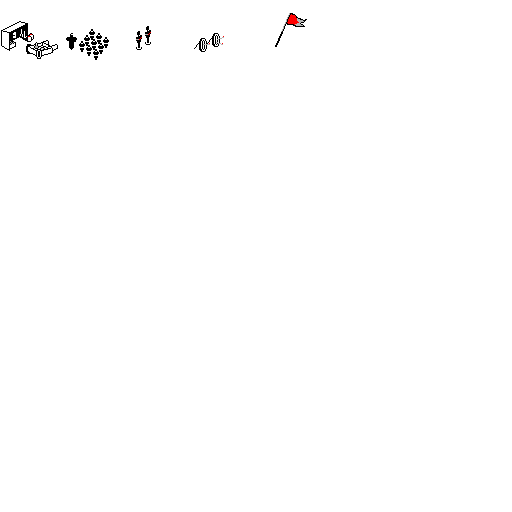
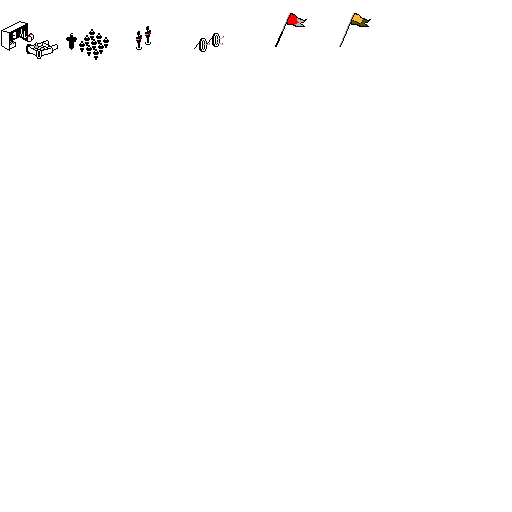
Layer changes from the first 512x512 image to the second:
painted on "Background" over [339, 13, 371, 47]
